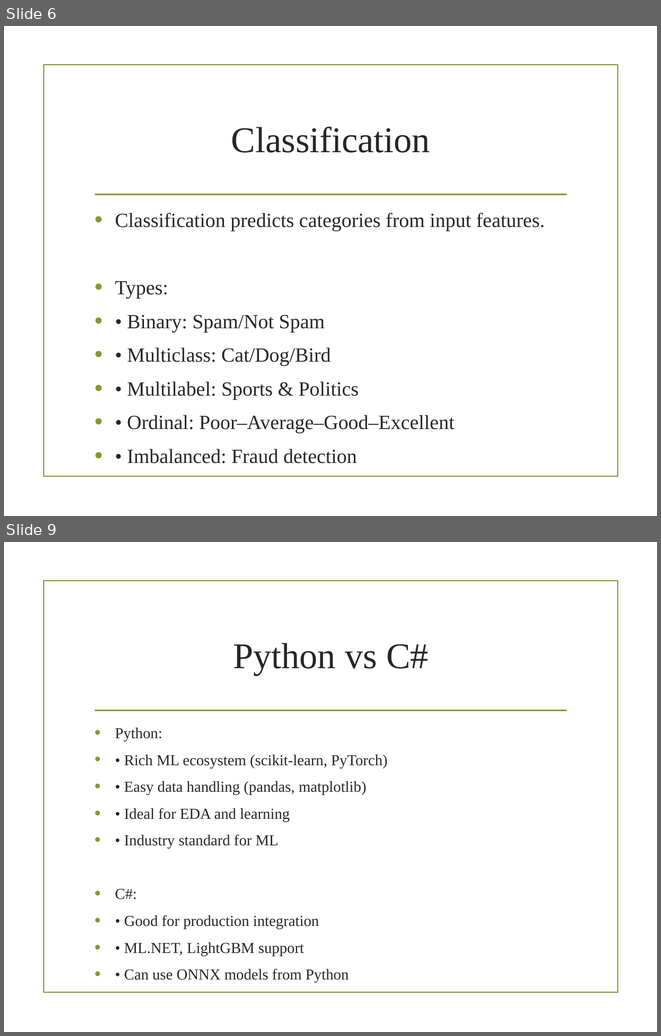
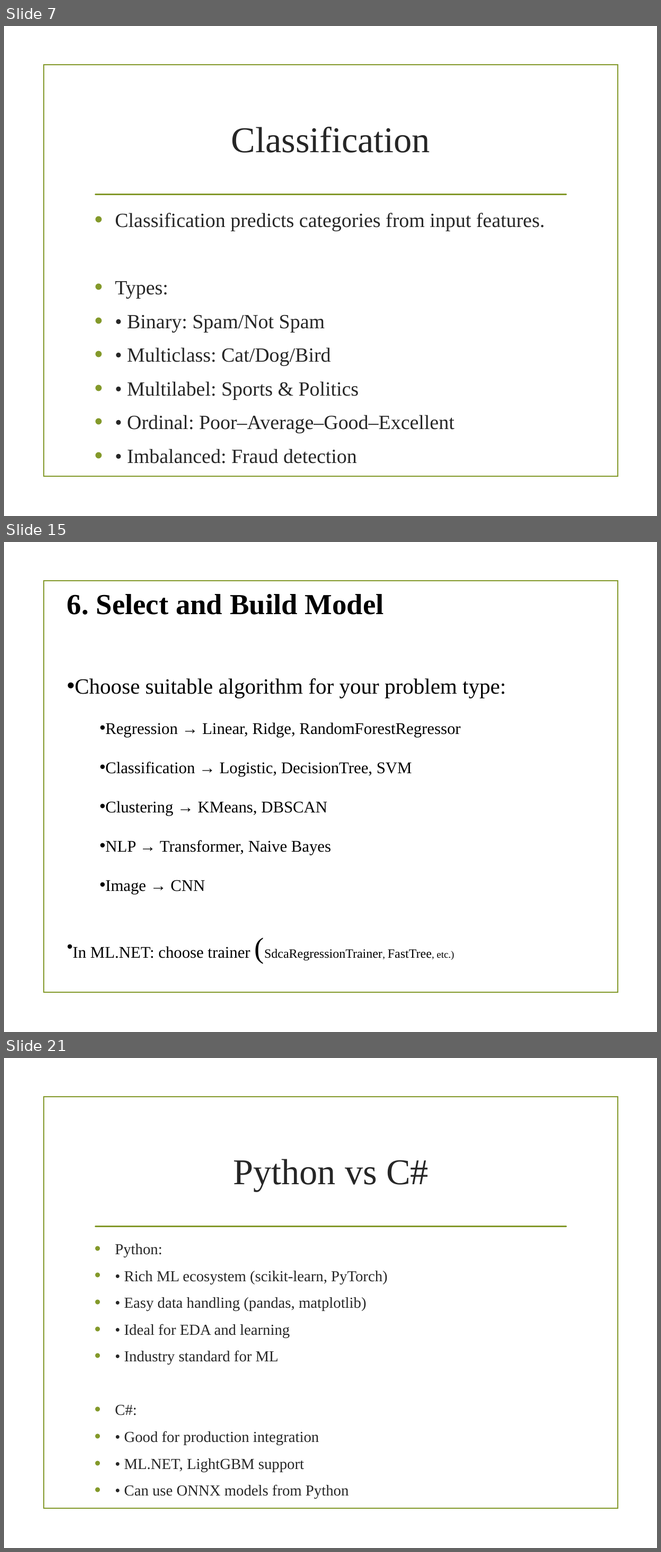
Before and after one commit to gecezeeshan/QuickRef, a slide deck: DataScience/Machine_Learning_Overview.pptx. Shown one above the other, each under a label of ours: slides 6 and 9 before the commit, slides 7, 15 and 21 after it; the slides between them are not shown. The pictures are 661x1036 and 661x1552 pixels, drawn with LibreOffice and Linux fonts; fonts in the diff are those of the drawing; background and template pictures are left out. Boxes give left, top, right and bottom in pixels: in the first picture for what was removed or moved away, otherwise in the second. Text is boxed around its words. In the diff, an @@ line names an element or a change of style, - is before the commit and + after.

```diff
--- a/DataScience/Machine_Learning_Overview.pptx
+++ b/DataScience/Machine_Learning_Overview.pptx
@@ slide 15 added at [4, 542, 657, 1032], background picture (left out); not listed: 1 template element that a slide beside it also shows @@
@@ text added at [67, 594, 506, 960], 18 pt, text #000000 @@
+6. Select and Build Model
+• Choose suitable algorithm for your problem type:
+  • Regression → Linear, Ridge, RandomForestRegressor
+  • Classification → Logistic, DecisionTree, SVM
+  • Clustering → KMeans, DBSCAN
+  • NLP → Transformer, Naive Bayes
+  • Image → CNN
+• In ML.NET: choose trainer (SdcaRegressionTrainer, FastTree, etc.)
@@ what was slide 6 is now slide 7 @@
@@ what was slide 9 is now slide 21 @@
```
Also in this commit, not shown: 5 slides changed, 12 other slides added, 1 slide removed, 4 other files.
